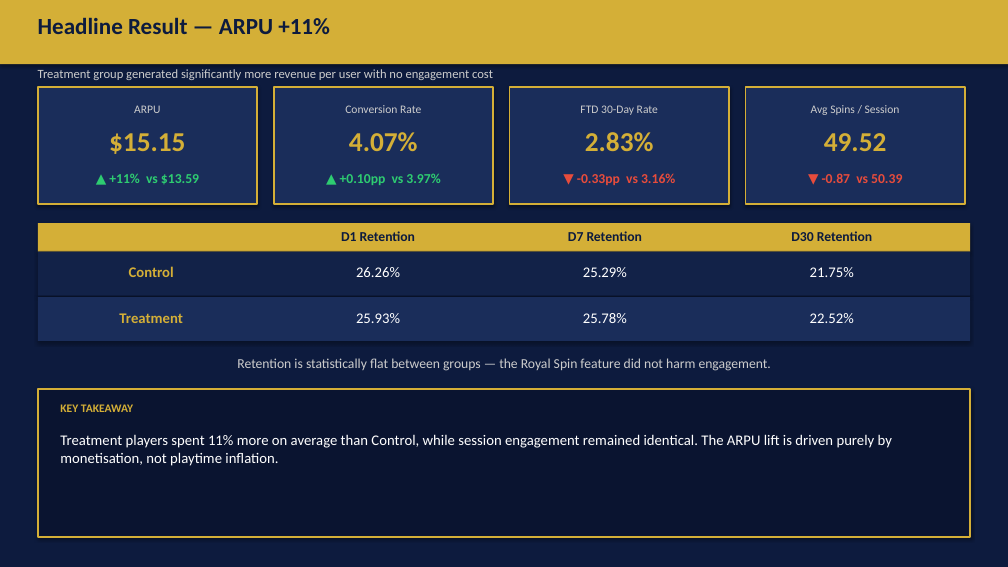
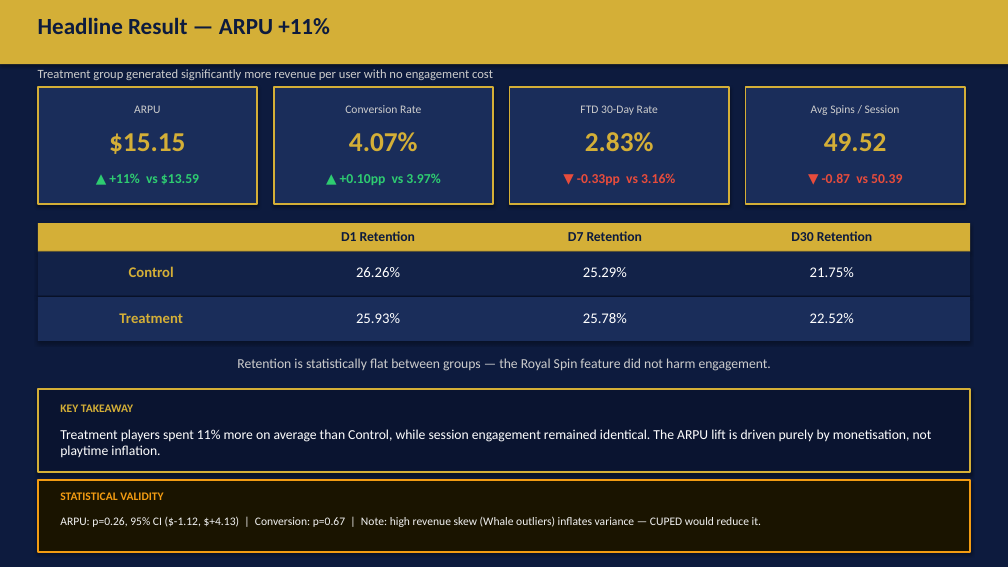
Before and after one commit to DannyEzersky/royal-flush-casino, a slide deck: slide 4 of exports/royal_spin_ab_test.pptx. Drawn at 1008x567 pixels with LibreOffice and Linux fonts; fonts in the diff are those of the drawing. Boxes give left, top, right and bottom in pixels: in the first picture for what was removed or moved away, otherwise in the second. Text is boxed around its words. In the diff, an @@ line names an element or a change of style, - is before the commit and + after.

```diff
--- a/exports/royal_spin_ab_test.pptx
+++ b/exports/royal_spin_ab_test.pptx
@@ rectangle: place and size @@
-rectangle at bbox=[38, 389, 970, 537]
+rectangle at bbox=[38, 389, 970, 473]
@@ text "Treatment players spent 11% more ..." at bbox=[60, 429, 932, 457]: size 14 to 13 pt @@
@@ rectangle added at bbox=[38, 480, 970, 552], fill #1A1400, outline #F39C12 1.5 pt @@
@@ text added at bbox=[60, 492, 163, 500], 11 pt, text #F39C12, bold @@
+STATISTICAL VALIDITY
@@ text added at bbox=[60, 516, 761, 527], 11 pt, text #F2F2F2 @@
+ARPU: p=0.26, 95% CI ($-1.12, $+4.13) | Conversion: p=0.67 | Note: high revenue skew (Whale outliers) inflates variance — CUPED would reduce it.
```
Also in this commit, not shown: 7 other files.
